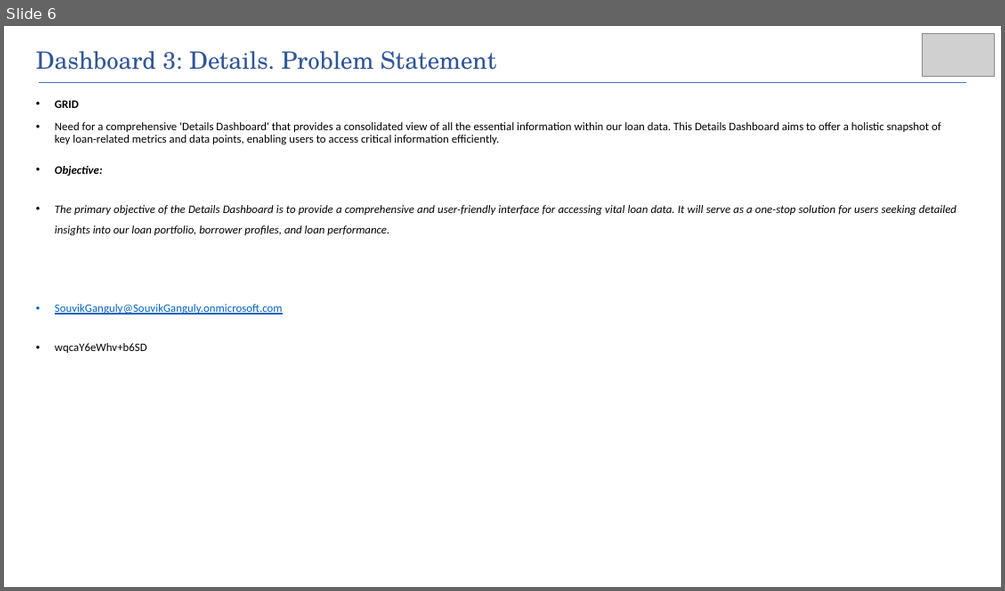
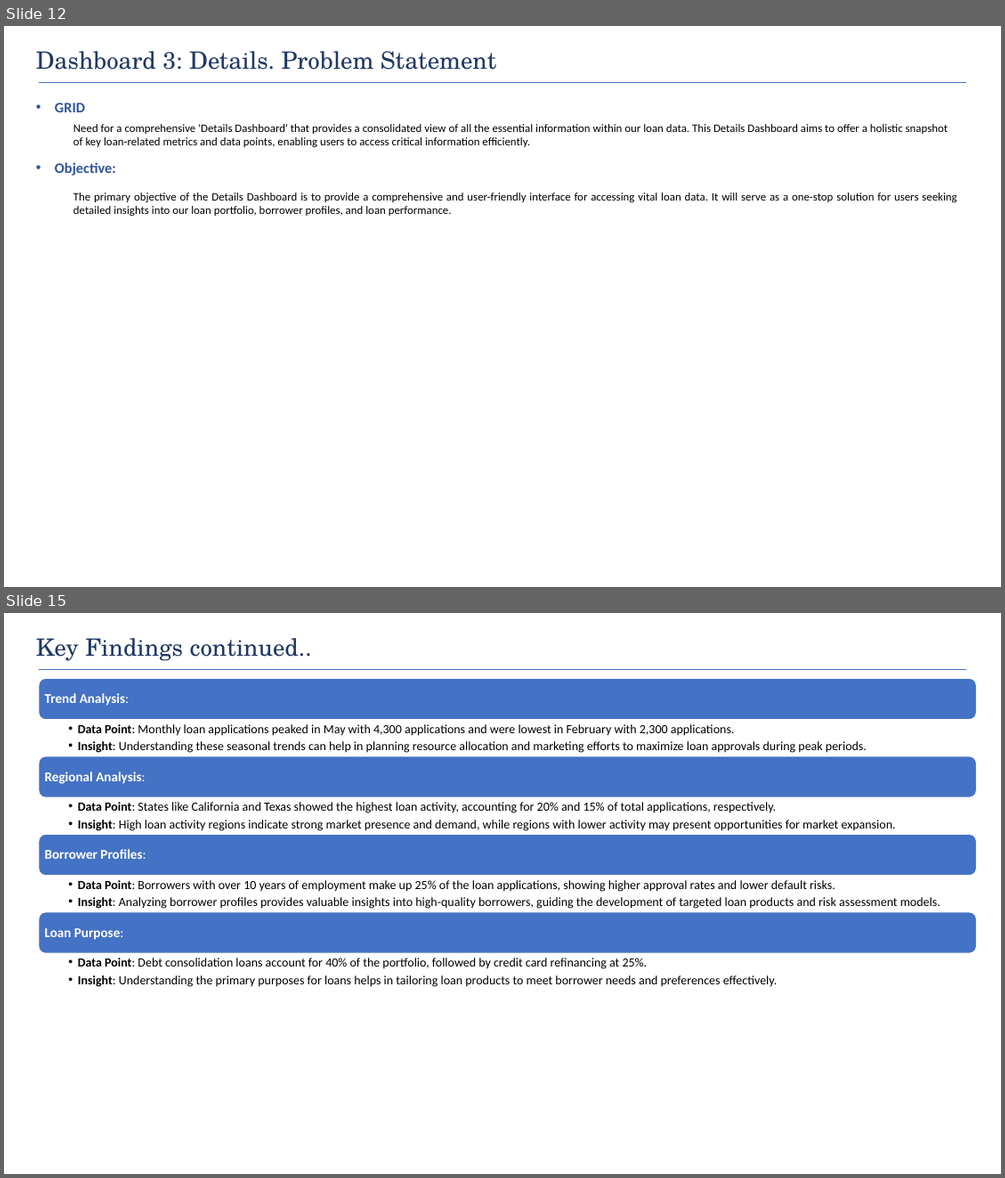
Before and after one commit to ds-souvik/Bank_Loan_Analysis_with_PowerBI_Dashboards, a slide deck: Loan Data Analysis and Dashboard Presentation.pptx. Shown one above the other, each under a label of ours: slide 6 before the commit, slides 12 and 15 after it; the slides between them are not shown. The pictures are 1005x591 and 1005x1178 pixels, drawn with LibreOffice and Linux fonts; fonts in the diff are those of the drawing; grey boxes stand for pictures. Boxes give left, top, right and bottom in pixels: in the first picture for what was removed or moved away, otherwise in the second. Text is boxed around its words. In the diff, an @@ line names an element or a change of style, - is before the commit and + after.

```diff
--- a/Loan Data Analysis and Dashboard Presentation.pptx
+++ b/Loan Data Analysis and Dashboard Presentation.pptx
@@ slide 15 added at <box>4,613,1001,1174</box>, background #FFFFFF @@
@@ text added at <box>36,638,312,661</box>, 23 pt, text #203864 @@
+Key Findings continued..
@@ line added from (39, 669) to (966, 669), #4472C4 1 pt @@
@@ group added at <box>39,678,976,987</box>: 8 texts, 4 rounded rectangles @@
+Trend Analysis:
+  • Data Point: Monthly loan applications peaked in May with 4,300 applications and were lowest in February with 2,300 applications.
+  • Insight: Understanding these seasonal trends can help in planning resource allocation and marketing efforts to maximize loan approvals during peak periods.
+Regional Analysis:
+  • Data Point: States like California and Texas showed the highest loan activity, accounting for 20% and 15% of total applications, respectively.
+  • Insight: High loan activity regions indicate strong market presence and demand, while regions with lower activity may present opportunities for market expansion.
+Borrower Profiles:
+  • Data Point: Borrowers with over 10 years of employment make up 25% of the loan applications, showing higher approval rates and lower default risks.
+  • Insight: Analyzing borrower profiles provides valuable insights into high-quality borrowers, guiding the development of targeted loan products and risk assessment models.
+Loan Purpose:
+  • Data Point: Debt consolidation loans account for 40% of the portfolio, followed by credit card refinancing at 25%.
+  • Insight: Understanding the primary purposes for loans helps in tailoring loan products to meet borrower needs and preferences effectively.
@@ what was slide 6 is now slide 12 @@
@@ slide 12 changed as well @@
@@ text "Dashboard 3: Details. Problem Statement" at <box>36,51,496,70</box>: text colour #2F5597 to #203864 @@
@@ picture removed at <box>922,33,995,76</box> @@
@@ text "GRID" at <box>55,103,956,216</box>: size 11 to 14 pt, text colour #000000 to #2F5597 in "GRID", "Objective:"; italic off in "Objective:", "The primary objective of the Details Dashboard ..."; line spacing 0.9 to 1; bullet • to none; list level 1 to 2 in "Need for a comprehensive 'Details ..."; line spacing 1.5 to 1; list level 1 to 2 in "The primary objective of the ..." @@
@@ text at <box>55,304,283,353</box>: paragraphs removed @@
-• SouvikGanguly@SouvikGanguly.onmicrosoft.com
-• wqcaY6eWhv+b6SD
```
Also in this commit, not shown: 5 other slides changed, 10 other slides added, 18 slides removed, 1 other file.
